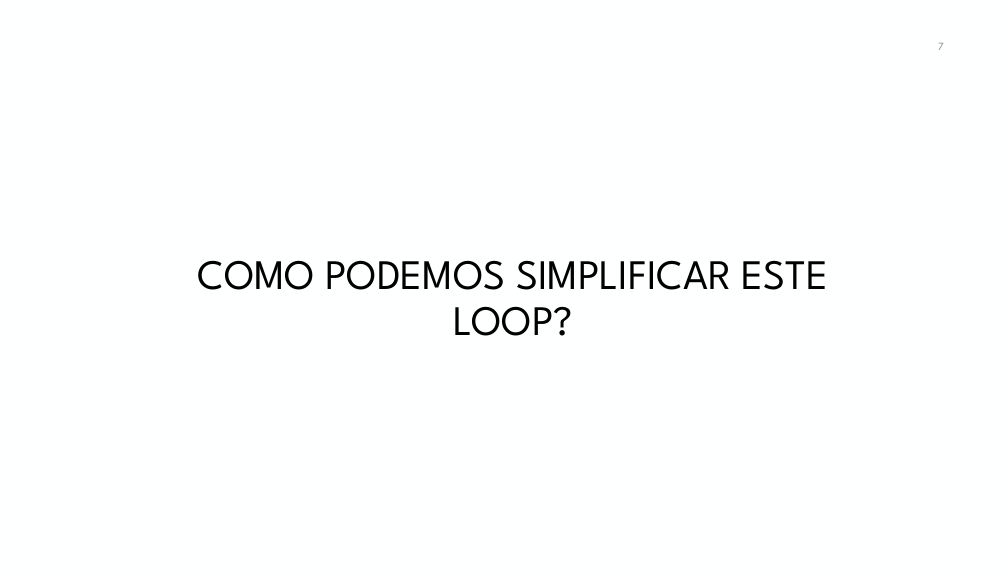
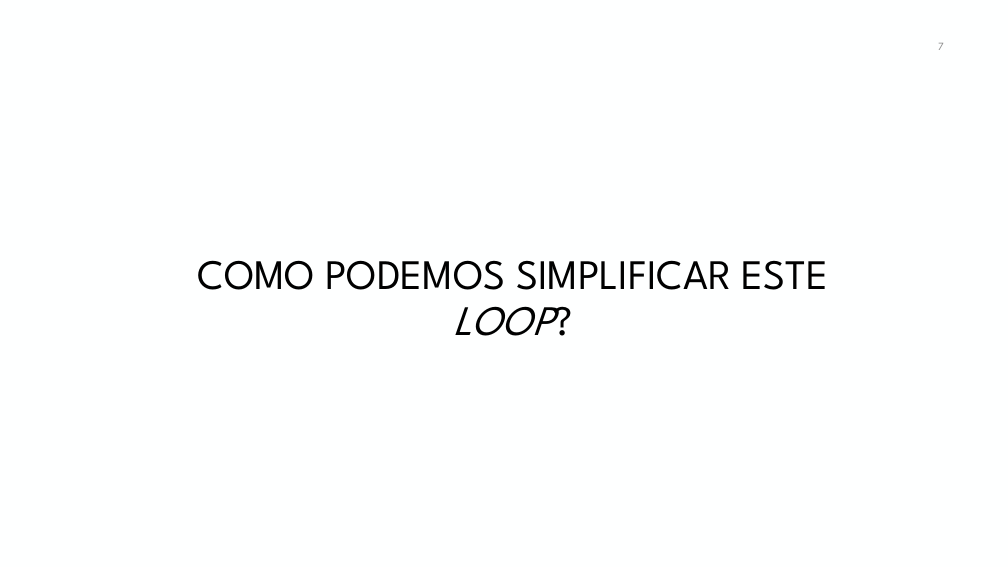
Before and after one commit to manoelcampos/curso-programacao-funcional-java, a slide deck: slide 7 of programacao-funcional-java8.pptx. Drawn at 1008x567 pixels with LibreOffice and Linux fonts; fonts in the diff are those of the drawing; background and template pictures are left out. Boxes give left, top, right and bottom in pixels: in the first picture for what was removed or moved away, otherwise in the second. Text is boxed around its words. In the diff, an @@ line names an element or a change of style, - is before the commit and + after.

```diff
--- a/programacao-funcional-java8.pptx
+++ b/programacao-funcional-java8.pptx
@@ title "COMO PODEMOS SIMPLIFICAR ESTE LOOP?" at bbox=[198, 260, 829, 336]: italic on in "LOOP?" @@
```
Also in this commit, not shown: 10 other slides changed, 2 other files.
